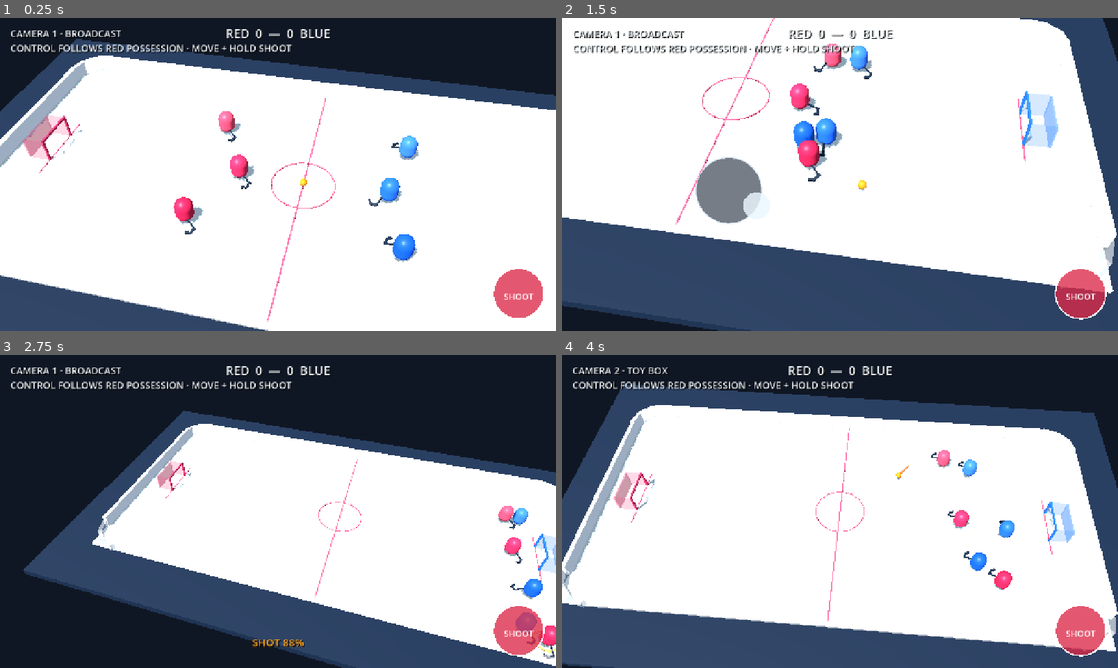
Above: before the commit, frames 1-4 (two rows, left to right).
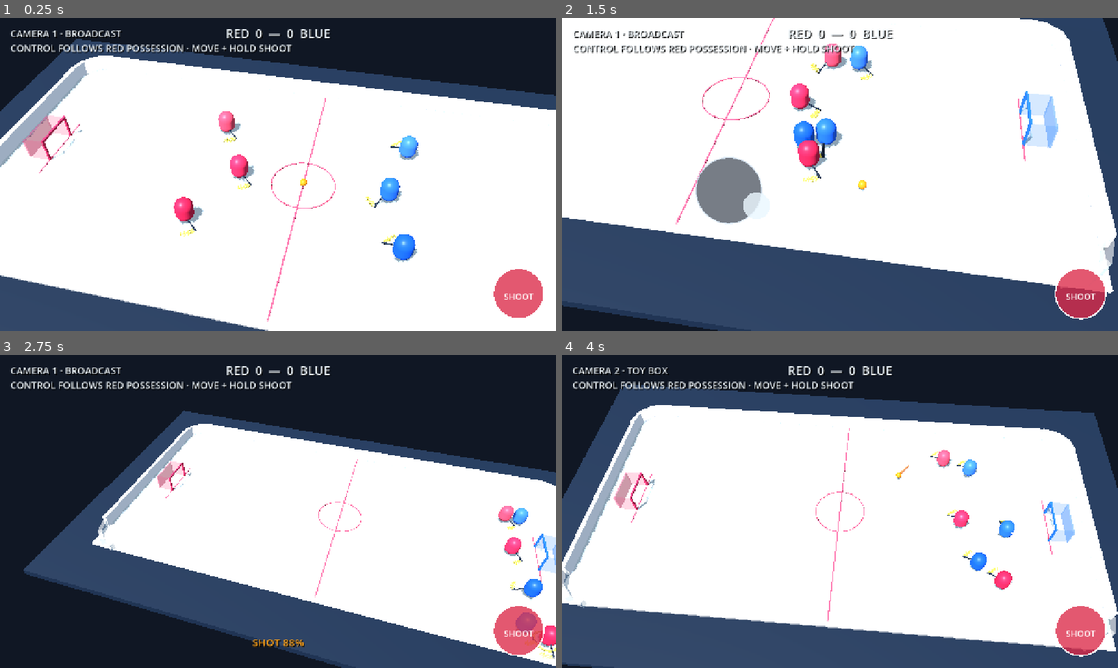
Above: after the commit, the same moments.

Repository: dylanwatsonsoftware/floorball-frenzy-3d
Game: Godot game, scene res://scenes/app/main.tscn
Same seed, same stepped clock (60 frames per second), same inputs: the game is played once before the commit and once after it.
Inputs (mouse positions are in pixels of both pictures, inside the frame that each line leads up to):
- Up to frame 1 (0.25 s): no input
- Up to frame 2 (1.5 s): tap Enter at 0.5 s; move the mouse to (962, 158) at 0.52 s; hold D (move_right) 0.53-1.25 s; tap Shift (dash) at 0.6 s; click (962, 158) at 0.67 s; drag from (728, 190) to (812, 237) at 1.27 s
- Up to frame 3 (2.75 s): move the mouse to (333, 442) at 2.02 s; hold D (move_right) from 2.03 s (still down); hold Space (shoot) from 2.03 s (still down); tap Shift (dash) at 2.3 s
- Up to frame 4 (4 s): release D (move_right) at 2.75 s; release Space (shoot) at 2.75 s; drag from (812, 574) to (673, 464) at 2.77 s; move the mouse to (1006, 558) at 3.52 s; hold A (move_left) from 3.53 s (still down); tap 2 at 3.6 s; tap Shift (dash) at 3.8 s

The runs differ from the first frame. In frame 1, 0.2% of the frame differs, in the area x 32-76%, y 35-74%; in frame 2, 0.2%; in frame 3, 0.1%; in frame 4, less than 0.1%.

Commit message:
feat: model recognizable floorball sticks

Diff:
--- a/scripts/presentation/greybox_arena.gd
+++ b/scripts/presentation/greybox_arena.gd
@@ -333,32 +333,66 @@
 
 	var shaft := MeshInstance3D.new()
 	shaft.name = "Shaft"
-	var shaft_mesh := BoxMesh.new()
-	shaft_mesh.size = Vector3(0.075, 0.075, 1.55)
+	var shaft_mesh := CylinderMesh.new()
+	shaft_mesh.top_radius = 0.035
+	shaft_mesh.bottom_radius = 0.044
+	shaft_mesh.height = 1.78
+	shaft_mesh.radial_segments = 10
 	shaft.mesh = shaft_mesh
-	shaft.position = Vector3(0.0, 0.0, 0.35)
+	shaft.position = Vector3(0.0, 0.0, 0.25)
+	shaft.rotation_degrees.x = 90.0
 	shaft.material_override = _material(color, 0.65)
 	rig.add_child(shaft)
 
-	var blade := MeshInstance3D.new()
-	blade.name = "Blade"
-	var blade_mesh := BoxMesh.new()
-	blade_mesh.size = Vector3(0.48, 0.11, 0.13)
-	blade.mesh = blade_mesh
-	blade.position = Vector3(-0.18, 0.0, 1.08)
-	blade.rotation_degrees.y = 12.0
-	blade.material_override = _material(color, 0.58)
-	rig.add_child(blade)
-
-	var blade_toe := MeshInstance3D.new()
-	blade_toe.name = "BladeToe"
-	var toe_mesh := BoxMesh.new()
-	toe_mesh.size = Vector3(0.22, 0.11, 0.13)
-	blade_toe.mesh = toe_mesh
-	blade_toe.position = Vector3(-0.47, 0.0, 1.0)
-	blade_toe.rotation_degrees.y = -34.0
-	blade_toe.material_override = _material(color, 0.58)
-	rig.add_child(blade_toe)
+	var grip := MeshInstance3D.new()
+	grip.name = "Grip"
+	var grip_mesh := CylinderMesh.new()
+	grip_mesh.top_radius = 0.052
+	grip_mesh.bottom_radius = 0.052
+	grip_mesh.height = 0.48
+	grip_mesh.radial_segments = 10
+	grip.mesh = grip_mesh
+	grip.position = Vector3(0.0, 0.0, -0.49)
+	grip.rotation_degrees.x = 90.0
+	grip.material_override = _material(Color("f2f4f7"), 0.82)
+	rig.add_child(grip)
+
+	var neck := MeshInstance3D.new()
+	neck.name = "BladeNeck"
+	var neck_mesh := CylinderMesh.new()
+	neck_mesh.top_radius = 0.048
+	neck_mesh.bottom_radius = 0.065
+	neck_mesh.height = 0.26
+	neck_mesh.radial_segments = 10
+	neck.mesh = neck_mesh
+	neck.position = Vector3(-0.025, 0.0, 1.08)
+	neck.rotation_degrees = Vector3(90.0, 10.0, 0.0)
+	neck.material_override = _material(color, 0.6)
+	rig.add_child(neck)
+
+	var blade_color := Color("f4d84a")
+	_add_blade_piece(rig, "Blade", Vector3(0.28, 0.075, 0.055), Vector3(-0.13, 0.0, 1.16), 8.0, blade_color)
+	_add_blade_piece(rig, "BladeBackRail", Vector3(0.28, 0.075, 0.055), Vector3(-0.13, 0.0, 1.03), 8.0, blade_color)
+	_add_blade_piece(rig, "BladeMid", Vector3(0.27, 0.075, 0.055), Vector3(-0.38, 0.0, 1.11), 18.0, blade_color)
+	_add_blade_piece(rig, "BladeMidBack", Vector3(0.27, 0.075, 0.055), Vector3(-0.38, 0.0, 0.98), 18.0, blade_color)
+	_add_blade_piece(rig, "BladeToe", Vector3(0.23, 0.075, 0.055), Vector3(-0.59, 0.0, 1.01), 31.0, blade_color)
+	_add_blade_piece(rig, "BladeToeBack", Vector3(0.23, 0.075, 0.055), Vector3(-0.59, 0.0, 0.89), 31.0, blade_color)
+	_add_blade_piece(rig, "BladeTip", Vector3(0.18, 0.085, 0.06), Vector3(-0.74, 0.0, 0.85), 48.0, blade_color)
+	_add_blade_piece(rig, "BladeRib1", Vector3(0.055, 0.068, 0.14), Vector3(-0.24, 0.0, 1.07), 12.0, blade_color)
+	_add_blade_piece(rig, "BladeRib2", Vector3(0.055, 0.068, 0.14), Vector3(-0.43, 0.0, 1.02), 22.0, blade_color)
+	_add_blade_piece(rig, "BladeRib3", Vector3(0.055, 0.068, 0.13), Vector3(-0.60, 0.0, 0.95), 34.0, blade_color)
+
+
+func _add_blade_piece(rig: Node3D, piece_name: String, size: Vector3, piece_position: Vector3, yaw_degrees: float, color: Color) -> void:
+	var piece := MeshInstance3D.new()
+	piece.name = piece_name
+	var piece_mesh := BoxMesh.new()
+	piece_mesh.size = size
+	piece.mesh = piece_mesh
+	piece.position = piece_position
+	piece.rotation_degrees.y = yaw_degrees
+	piece.material_override = _material(color, 0.48)
+	rig.add_child(piece)
 
 
 func _add_dash_streak(parent: Node3D, color: Color) -> void:
--- /dev/null
+++ b/tests/floorball_stick_visual_test.gd
@@ -0,0 +1,50 @@
+extends SceneTree
+
+
+func _init() -> void:
+	call_deferred("run_test")
+
+
+func run_test() -> void:
+	var scene := (load("res://scenes/app/main.tscn") as PackedScene).instantiate()
+	root.add_child(scene)
+	await process_frame
+	var players: Array = scene.get_node("Arena").call("get_field_players")
+	for actor in players:
+		var rig := actor.get_node_or_null("StickRig") as Node3D
+		if rig == null:
+			fail("Every field player needs a floorball stick")
+			return
+		var shaft := rig.get_node_or_null("Shaft") as MeshInstance3D
+		var grip := rig.get_node_or_null("Grip") as MeshInstance3D
+		if shaft == null or not shaft.mesh is CylinderMesh or grip == null:
+			fail("The stick must use a round shaft with a distinct hand grip")
+			return
+		if (shaft.mesh as CylinderMesh).height < 1.65:
+			fail("The floorball shaft must be visibly long enough to reach from the hands to the rink")
+			return
+		var blade_parts := []
+		for child in rig.get_children():
+			if child.name.begins_with("Blade"):
+				blade_parts.append(child)
+		if blade_parts.size() < 7:
+			fail("The blade must have a curved, open lattice silhouette rather than one solid box; parts=%d" % blade_parts.size())
+			return
+		var blade := rig.get_node("Blade") as MeshInstance3D
+		var toe := rig.get_node("BladeToe") as MeshInstance3D
+		var tip := rig.get_node_or_null("BladeTip") as MeshInstance3D
+		if tip == null or absf(tip.rotation_degrees.y) <= absf(blade.rotation_degrees.y) or tip.position.x >= toe.position.x:
+			fail("The blade toe must visibly curl around the ball-carrying face")
+			return
+		var blade_material := blade.material_override as StandardMaterial3D
+		if blade_material.albedo_color.get_luminance() < 0.55:
+			fail("The small floorball blade needs a bright contrasting color at gameplay camera distance")
+			return
+	print("All six players carry recognizable lightweight floorball sticks.")
+	scene.queue_free()
+	quit(0)
+
+
+func fail(message: String) -> void:
+	push_error(message)
+	quit(1)
Not shown, added: tests/floorball_stick_visual_test.gd.uid
